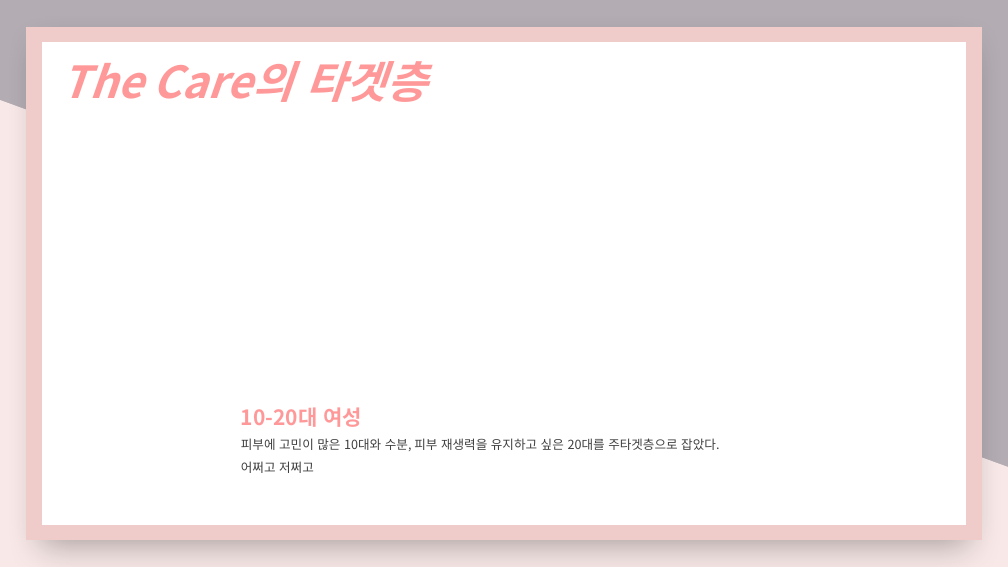
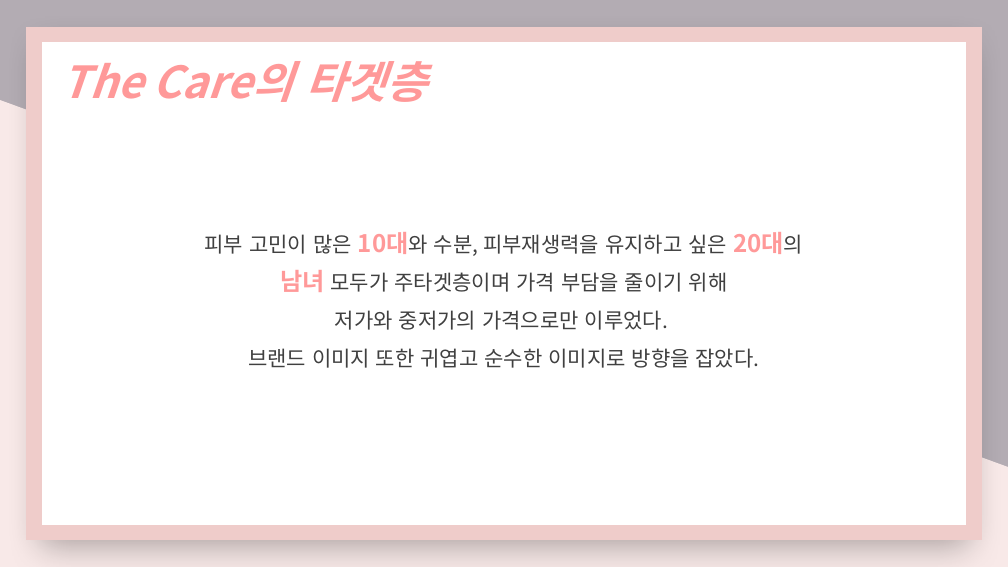
Before and after one commit to nimi2838/thecare, a slide deck: slide 5 of 졸작 기획서.pptx. Drawn at 1008x567 pixels with LibreOffice and Linux fonts; fonts in the diff are those of the drawing. Boxes give left, top, right and bottom in pixels: in the first picture for what was removed or moved away, otherwise in the second. Text is boxed around its words. In the diff, an @@ line names an element or a change of style, - is before the commit and + after.

```diff
--- a/졸작 기획서.pptx
+++ b/졸작 기획서.pptx
@@ text at bbox=[205, 234, 760, 368]: text changed; size 12 to 20 pt @@
-10-20대 여성
-피부에 고민이 많은 10대와 수분, 피부 재생력을 유지하고 싶은 20대를 주타겟층으로 잡았다.
-어쩌고 저쩌고
+피부 고민이 많은 10대와 수분, 피부재생력을 유지하고 싶은 20대의
+남녀 모두가 주타겟층이며 가격 부담을 줄이기 위해
+저가와 중저가의 가격으로만 이루었다.
+브랜드 이미지 또한 귀엽고 순수한 이미지로 방향을 잡았다.
```
Also in this commit, not shown: 1 other slide changed.
